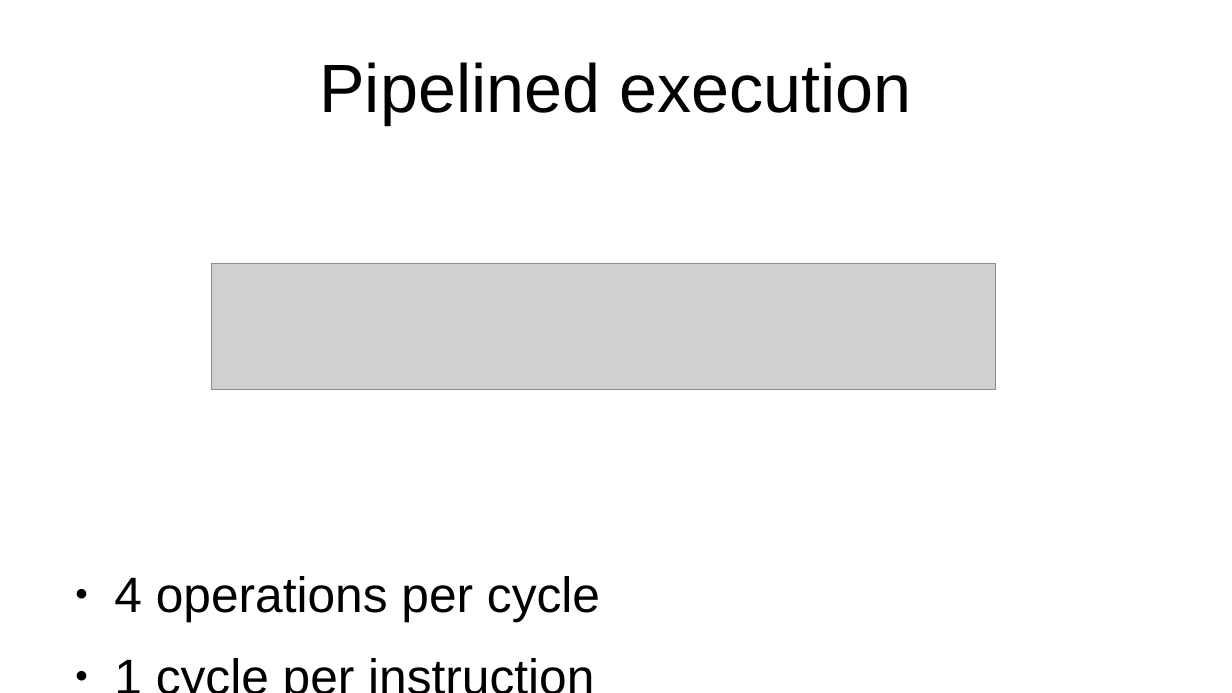
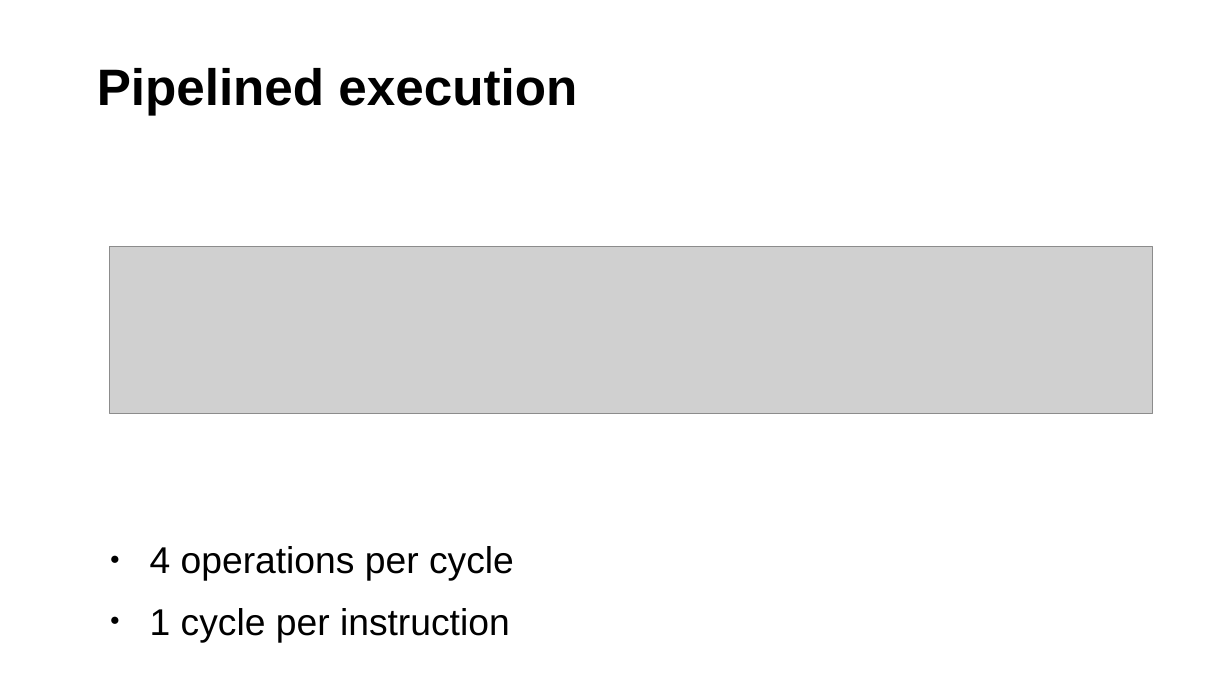
Before and after one commit to gmarkall/oshcamp-2019-workshop, a slide deck: slide 19 of slides.odp (slide 3 before the commit). Drawn at 1232x693 pixels with LibreOffice and Linux fonts; fonts in the diff are those of the drawing; grey boxes stand for pictures; background and template pictures are left out. Boxes give left, top, right and bottom in pixels: in the first picture for what was removed or moved away, otherwise in the second. Text is boxed around its words. In the diff, an @@ line names an element or a change of style, - is before the commit and + after.

```diff
--- a/slides.odp
+++ b/slides.odp
@@ title "Pipelined execution": place and size @@
-title "Pipelined execution" at (320,62,911,125)
+title "Pipelined execution" at (97,68,577,116)
@@ title "Pipelined execution" at (97,68,577,116): size 44 to 33 pt, bold on; alignment centre to left @@
@@ picture: place and size @@
-picture at (211,264,996,390)
+picture at (110,246,1154,414)
@@ text "4 operations per cycle": place and size @@
-text "4 operations per cycle" at (114,576,600,622)
+text "4 operations per cycle" at (150,546,514,642)
@@ text "4 operations per cycle" at (150,546,514,642): size 32 to 24 pt; less space between paragraphs @@
```
Also in this commit, not shown: 2 other slides changed, 27 slides added, 2 slides removed.
